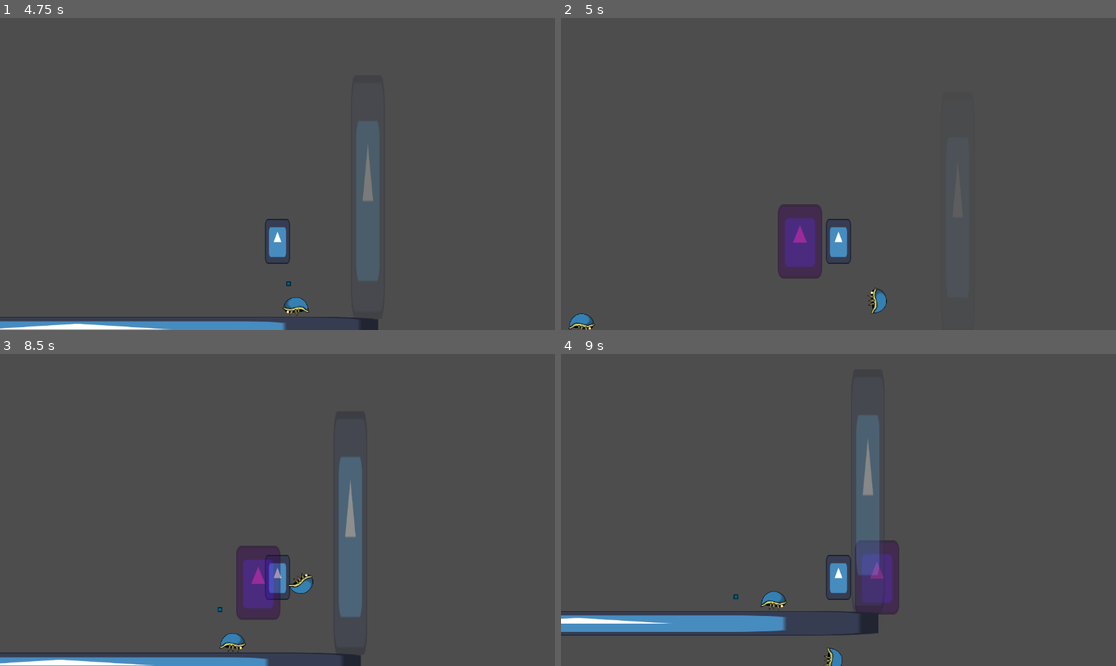
Above: before the commit, frames 1-4 (two rows, left to right).
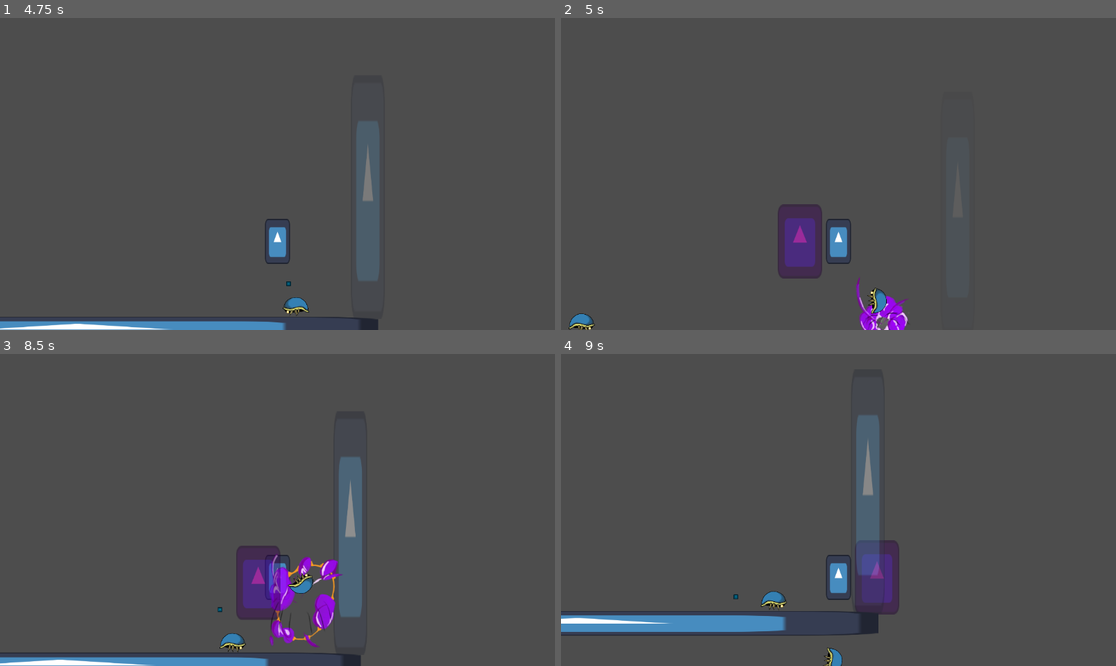
Above: after the commit, the same moments.

Repository: CoolBeanGames/Horizon-survivors
Game: Godot game, scene res://game.tscn
Same seed, same stepped clock (60 frames per second), same inputs: the game is played once before the commit and once after it. The engine's default icon, where the game draws it, is replaced by a stand-in: a white triangle on a blue panel in a dark square.
Inputs:
- Up to frame 1 (4.75 s): hold D (right) 0.53-2.03 s; tap E (confirm) every 0.75 s from 0.6 to 4.35 s; tap W (jump) at 0.77, 1.52, 3.02, 3.77, 4.52 s; hold A (left) 2.03-2.78 s; hold D (right) 2.78-4.28 s; hold A (left) from 4.28 s (still down)
- Up to frame 2 (5 s): keep holding A (left)
- Up to frame 3 (8.5 s): release A (left) at 5.03 s; hold D (right) 5.03-5.78 s; tap E (confirm) every 0.75 s from 5.1 to 8.1 s; hold A (left) 5.78-7.28 s; tap W (jump) at 6.02, 6.77, 7.52 s; hold D (right) from 7.28 s (still down)
- Up to frame 4 (9 s): keep holding D (right); tap E (confirm) at 8.85 s

Frame 1 is identical in both runs. In frame 2, 0.7% of the frame differs, in the area x 53-63%, y 83-100%; in frame 3, 1.5%, in the area x 48-62%, y 64-94%; in frame 4, nothing differs.

Commit message:
[7] added purple explosion effect

Diff:
--- /dev/null
+++ b/Sprites/effects/explosion_purple.tres
@@ -0,0 +1,53 @@
+[gd_resource type="SpriteFrames" load_steps=8 format=3 uid="uid://bax4yduqxu16f"]
+
+[ext_resource type="Texture2D" uid="uid://1hxrns4a1uw2" path="res://Sprites/effects/explosion_purple.png" id="1_d1ys0"]
+
+[sub_resource type="AtlasTexture" id="AtlasTexture_cgqx8"]
+atlas = ExtResource("1_d1ys0")
+region = Rect2(0, 0, 256, 256)
+
+[sub_resource type="AtlasTexture" id="AtlasTexture_aoqbs"]
+atlas = ExtResource("1_d1ys0")
+region = Rect2(256, 0, 256, 256)
+
+[sub_resource type="AtlasTexture" id="AtlasTexture_50ctr"]
+atlas = ExtResource("1_d1ys0")
+region = Rect2(512, 0, 256, 256)
+
+[sub_resource type="AtlasTexture" id="AtlasTexture_3h8qb"]
+atlas = ExtResource("1_d1ys0")
+region = Rect2(768, 0, 256, 256)
+
+[sub_resource type="AtlasTexture" id="AtlasTexture_cxkh7"]
+atlas = ExtResource("1_d1ys0")
+region = Rect2(1024, 0, 256, 256)
+
+[sub_resource type="AtlasTexture" id="AtlasTexture_e4yaq"]
+atlas = ExtResource("1_d1ys0")
+region = Rect2(1280, 0, 256, 256)
+
+[resource]
+animations = [{
+"frames": [{
+"duration": 1.0,
+"texture": SubResource("AtlasTexture_cgqx8")
+}, {
+"duration": 1.0,
+"texture": SubResource("AtlasTexture_aoqbs")
+}, {
+"duration": 1.0,
+"texture": SubResource("AtlasTexture_50ctr")
+}, {
+"duration": 1.0,
+"texture": SubResource("AtlasTexture_3h8qb")
+}, {
+"duration": 1.0,
+"texture": SubResource("AtlasTexture_cxkh7")
+}, {
+"duration": 1.0,
+"texture": SubResource("AtlasTexture_e4yaq")
+}],
+"loop": true,
+"name": &"default",
+"speed": 12.0
+}]
--- a/enemies/enemy.tscn
+++ b/enemies/enemy.tscn
@@ -1,8 +1,9 @@
-[gd_scene load_steps=8 format=3 uid="uid://hkt6ex5o041t"]
+[gd_scene load_steps=9 format=3 uid="uid://hkt6ex5o041t"]
 
 [ext_resource type="Script" uid="uid://dtq4p4s5hvfsq" path="res://enemies/scripts/enemy.gd" id="1_fw1ev"]
 [ext_resource type="Texture2D" uid="uid://5s52sduxt3w4" path="res://icon.svg" id="2_7frlh"]
 [ext_resource type="AudioStream" uid="uid://c7nw4t0x6ospt" path="res://audio/sound effects/monsters/articulated_MONSTER+Yeti+cry+02.mp3" id="2_07tka"]
+[ext_resource type="PackedScene" uid="uid://bg8pqapd58snx" path="res://entities/effects/explosion_effect.tscn" id="3_3t1x0"]
 [ext_resource type="SpriteFrames" uid="uid://d3ohxsx32vetd" path="res://Sprites/enemies/crawler/crawler_frames.tres" id="3_orwns"]
 [ext_resource type="PackedScene" uid="uid://45tinej5ewd1" path="res://enemies/enemy_bonk_area.tscn" id="4_a6vjd"]
 
@@ -21,6 +22,7 @@
 sprite = NodePath("AnimatedSprite2D")
 death_sound = ExtResource("2_07tka")
 bonk_area = NodePath("enemy_bonk_area")
+death_explision = ExtResource("3_3t1x0")
 
 [node name="CollisionShape2D" type="CollisionShape2D" parent="."]
 position = Vector2(1, 11)
--- a/enemies/scripts/enemy.gd
+++ b/enemies/scripts/enemy.gd
@@ -18,6 +18,7 @@
 @export var sprite : Node2D
 @export var death_sound : AudioStream = null
 @export var bonk_area : Node2D
+@export var death_explision : PackedScene
 
 func _ready() -> void:
 	await get_tree().process_frame
@@ -72,6 +73,9 @@
 		AUDIO.play_audio(death_sound,0.5)
 	if bonk_area!=null:
 		bonk_area.queue_free()
+	var exp : Node2D = death_explision.instantiate()
+	SCENE.scene_root.add_child(exp)
+	exp.global_position = global_position
 
 func damage(dmg : int):
 	hp -= dmg
--- /dev/null
+++ b/entities/effects/explosion_effect.gd
@@ -0,0 +1,11 @@
+class_name explosion_effect
+extends AnimatedSprite2D
+
+
+# Called when the node enters the scene tree for the first time.
+func _ready() -> void:
+	play("default")
+
+
+func _on_timer_timeout() -> void:
+	queue_free()
--- /dev/null
+++ b/entities/effects/explosion_effect.tscn
@@ -0,0 +1,16 @@
+[gd_scene load_steps=3 format=3 uid="uid://bg8pqapd58snx"]
+
+[ext_resource type="SpriteFrames" uid="uid://bax4yduqxu16f" path="res://Sprites/effects/explosion_purple.tres" id="1_fn4co"]
+[ext_resource type="Script" uid="uid://bbcvald124u0k" path="res://entities/effects/explosion_effect.gd" id="2_tsfrb"]
+
+[node name="explosion_effect" type="AnimatedSprite2D"]
+scale = Vector2(2, 2)
+sprite_frames = ExtResource("1_fn4co")
+frame_progress = 0.8801027
+script = ExtResource("2_tsfrb")
+
+[node name="Timer" type="Timer" parent="."]
+wait_time = 0.5
+autostart = true
+
+[connection signal="timeout" from="Timer" to="." method="_on_timer_timeout"]
Binary file added: Sprites/effects/explosion_purple.png
Not shown, added: Sprites/effects/explosion_purple.png.import
Not shown, added: entities/effects/explosion_effect.gd.uid
